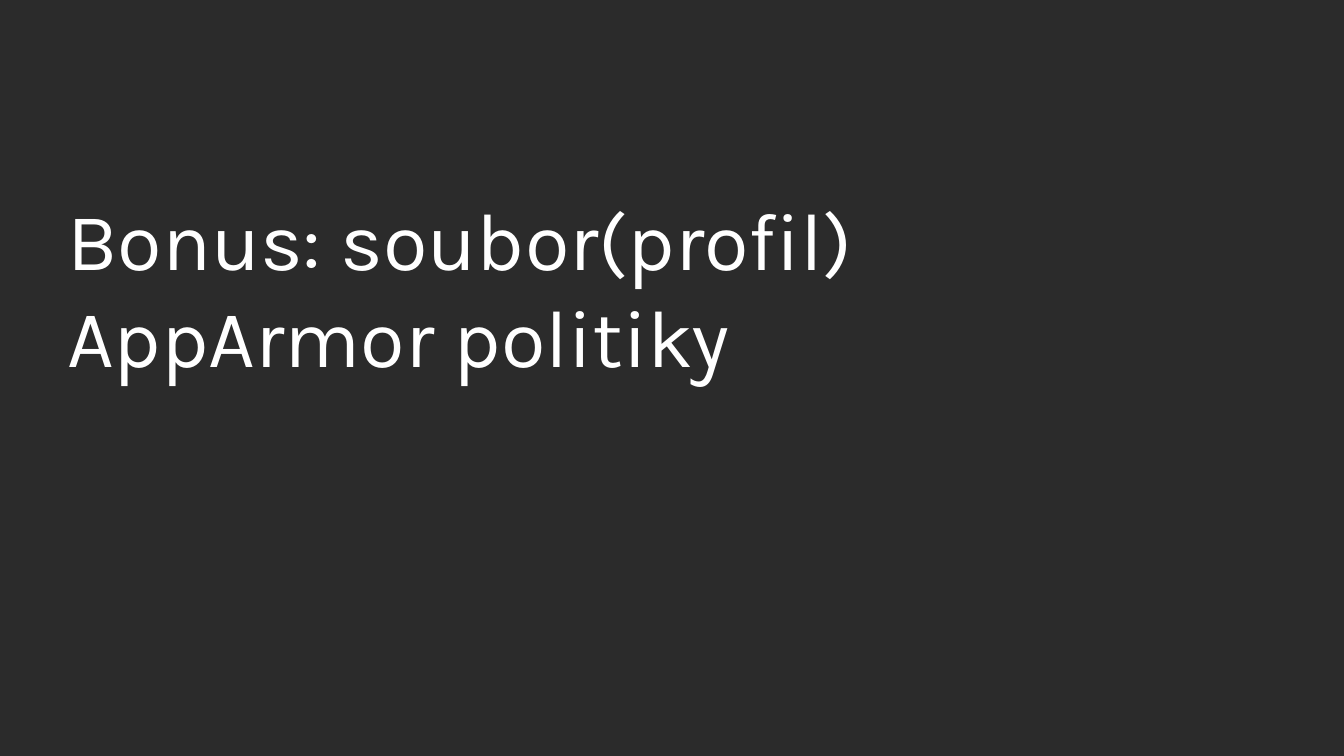
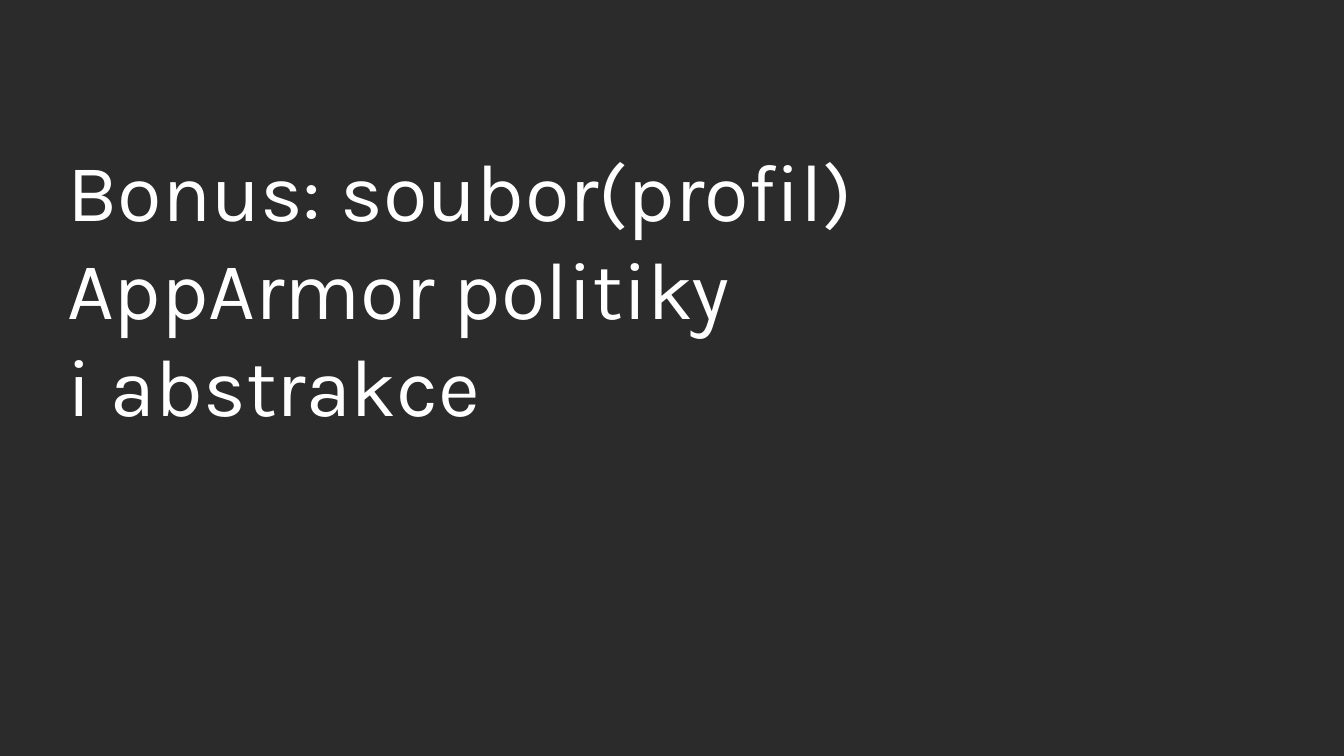
Before and after one commit to djz88/docs, a slide deck: slide 30 of apparmor/apparmor_openalt2017_extended.odp (slide 26 before the commit). Drawn at 1344x756 pixels with LibreOffice and Linux fonts; fonts in the diff are those of the drawing; background and template pictures are left out; a plain dark background stands for a picture behind light text. Boxes give left, top, right and bottom in pixels: in the first picture for what was removed or moved away, otherwise in the second. Text is boxed around its words. In the diff, an @@ line names an element or a change of style, - is before the commit and + after.

```diff
--- a/apparmor/apparmor_openalt2017_extended.odp
+++ b/apparmor/apparmor_openalt2017_extended.odp
@@ title at (67,162,853,417): text changed @@
-Bonus: soubor(profil) AppArmor politiky
+Bonus: soubor(profil) AppArmor politiky
+i abstrakce
```
Also in this commit, not shown: 2 other slides changed, 8 slides added, 1 slide removed.
